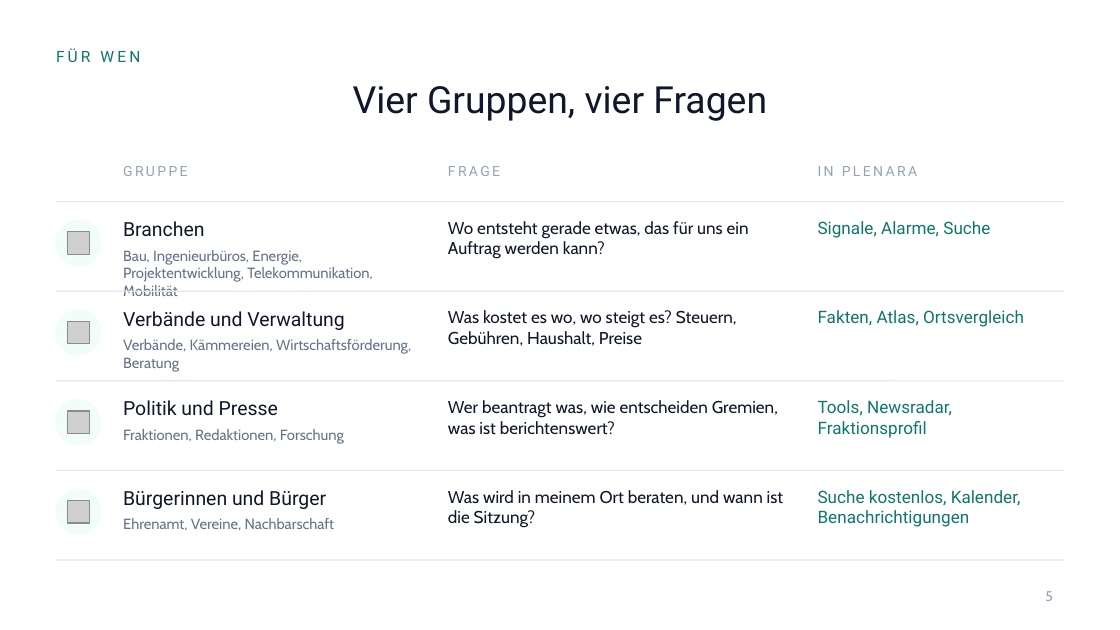
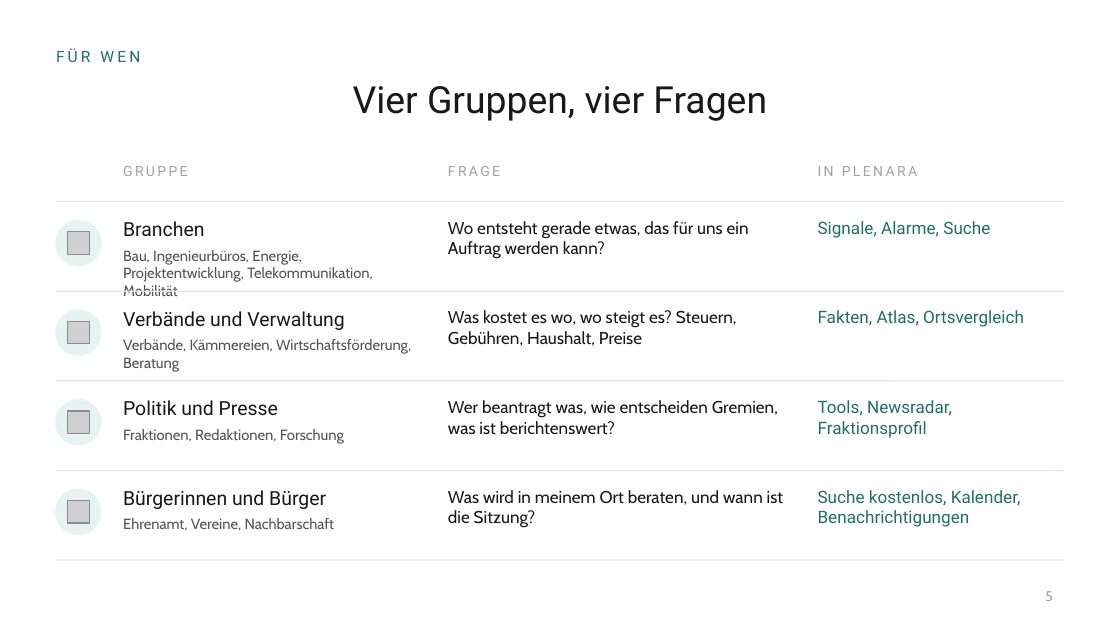
Before and after one commit to EsMa001/Ratsmonitor, a slide deck: slide 5 of docs/design/praesentation/plenara-firmenpraesentation.pptx. Drawn at 1120x630 pixels with LibreOffice and Linux fonts; fonts in the diff are those of the drawing; grey boxes stand for pictures; background and template pictures are left out. Boxes give left, top, right and bottom in pixels: in the first picture for what was removed or moved away, otherwise in the second. Text is boxed around its words. In the diff, an @@ line names an element or a change of style, - is before the commit and + after.

```diff
--- a/docs/design/praesentation/plenara-firmenpraesentation.pptx
+++ b/docs/design/praesentation/plenara-firmenpraesentation.pptx
@@ line (56, 291) - (1064, 291): stroke #E2E8F0 0.75 pt to #E4E4E7 0.75 pt @@
@@ text colour #0F172A to #18181B in 9 elements at <box>353,86,767,121</box>, <box>123,221,204,236</box>, <box>448,221,749,259</box>, <box>123,311,345,330</box>, <box>448,310,737,346</box>, <box>123,400,278,415</box>, <box>448,400,778,434</box>, <box>123,490,326,509</box>, <box>448,490,783,528</box> @@
@@ text colour #0F766E to #1F7065 in 5 elements at <box>56,48,140,62</box>, <box>818,221,990,238</box>, <box>818,310,1024,327</box>, <box>818,400,952,438</box>, <box>818,490,1021,527</box> @@
@@ text colour #64748B to #52525B in 4 elements at <box>123,250,373,296</box>, <box>123,339,411,372</box>, <box>123,429,344,444</box>, <box>123,518,335,531</box> @@
```
Also in this commit, not shown: 17 other slides changed, 34 other files.
